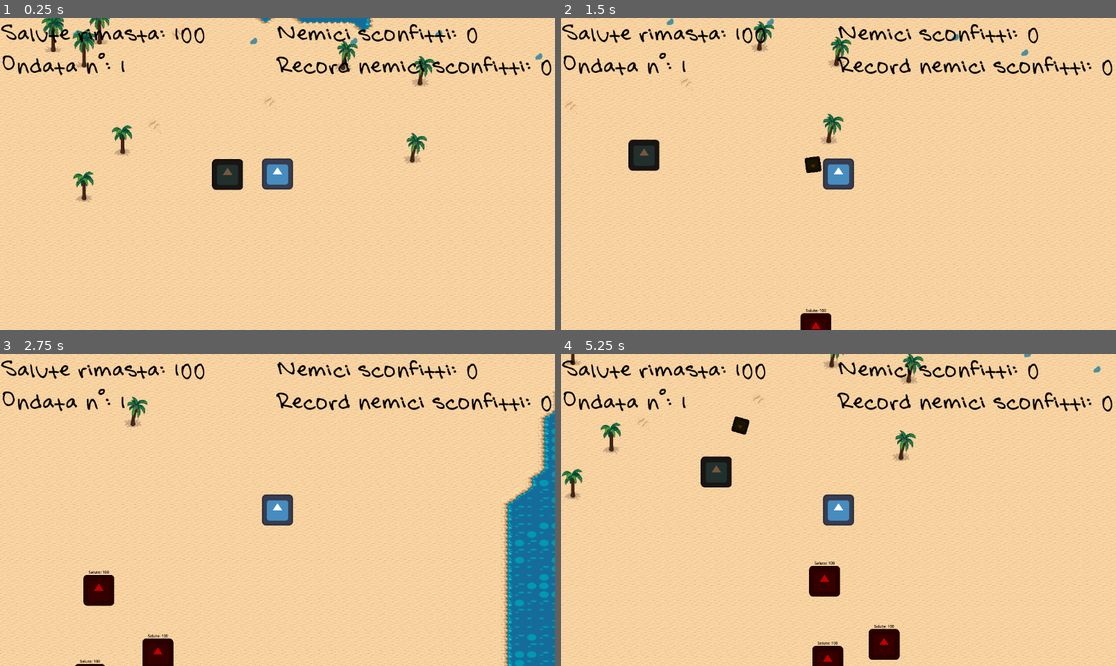
Above: before the commit, frames 1-4 (two rows, left to right).
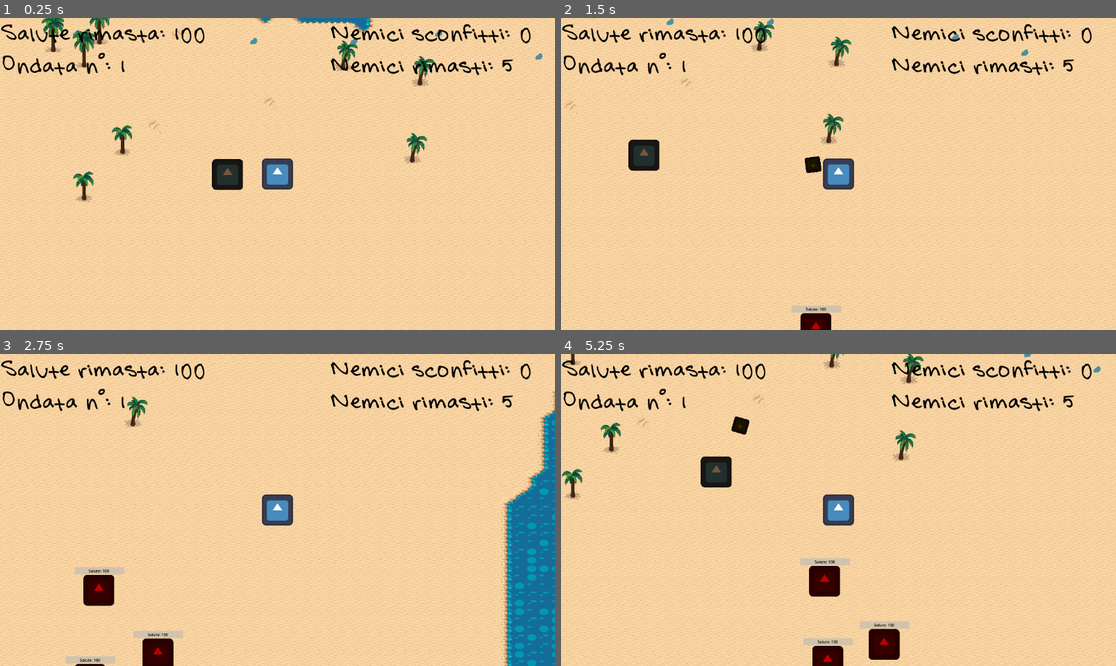
Above: after the commit, the same moments.

Repository: xMarcoMax/BeatchSlash
Game: Godot game, scene res://Scenes/level.tscn
Two runs of this game, one before a commit and one after it. Both use one fixed random seed, a clock stepped at 60 frames per second and the inputs below. The engine's default icon, where the game draws it, is replaced by a stand-in: a white triangle on a blue panel in a dark square.
Inputs (mouse positions are in pixels of both pictures, inside the frame that each line leads up to):
- Up to frame 1 (0.25 s): no input
- Up to frame 2 (1.5 s): tap Enter at 0.5 s; move the mouse to (960, 158) at 0.52 s; hold Right (ui_right) 0.53-1.28 s; hold Space (run) 0.53-1.28 s; move the mouse to (727, 189) at 1.27 s; hold Down (ui_down) from 1.28 s (still down); right-click (727, 189) at 1.35 s
- Up to frame 3 (2.75 s): move the mouse to (333, 441) at 2.02 s; release Down (ui_down) at 2.03 s; hold Right (ui_right) from 2.03 s (still down); hold Space (run) from 2.03 s (still down)
- Up to frame 4 (5.25 s): move the mouse to (810, 572) at 2.77 s; release Right (ui_right) at 2.78 s; release Space (run) at 2.78 s; hold Up (ui_up) 2.78-3.53 s; right-click (810, 572) at 2.85 s; move the mouse to (1005, 556) at 3.52 s; hold Space (run) 3.53-4.28 s; hold Left (ui_left) 3.53-5.03 s; move the mouse to (672, 463) at 4.27 s; right-click (672, 463) at 4.35 s; move the mouse to (866, 510) at 5.02 s; hold Down (ui_down) from 5.03 s (still down); hold Space (run) from 5.03 s (still down)

The runs differ from the first frame. In frame 1, 2.0% of the frame differs, in the area x 49-100%, y 1-19%; in frame 2, 2.2%; in frame 3, 3.4%, in the area x 11-100%, y 1-100%; in frame 4, 2.6%.

Commit message:
Modifica hud da record a nemici rimasti, aggiunta progressobar per salute nemici, modifica set dei valori di spawn

Diff:
--- a/Characters/enemy.tscn
+++ b/Characters/enemy.tscn
@@ -8,7 +8,6 @@
 
 [node name="Enemy" type="CharacterBody2D" groups=["enemy"]]
 script = ExtResource("1_biwbq")
-metadata/_edit_group_ = true
 
 [node name="Sprite2D" type="Sprite2D" parent="."]
 modulate = Color(0.746585, 9.3855e-07, 4.81307e-07, 1)
@@ -22,12 +21,21 @@
 scale = Vector2(2, 2)
 target_position = Vector2(50, 0)
 
+[node name="DeadTimer" type="Timer" parent="."]
+
+[node name="ProgressBar" type="ProgressBar" parent="."]
+offset_left = -101.0
+offset_top = -96.0
+offset_right = 105.0
+offset_bottom = -66.0
+show_percentage = false
+
 [node name="HP" type="Label" parent="."]
 anchors_preset = -1
 offset_left = -24.0
-offset_top = -87.0
+offset_top = -92.0
 offset_right = 25.0
-offset_bottom = -64.0
+offset_bottom = -69.0
 grow_horizontal = 2
 grow_vertical = 0
 size_flags_horizontal = 0
@@ -36,6 +44,4 @@
 text = "Salute"
 metadata/_edit_use_anchors_ = true
 
-[node name="DeadTimer" type="Timer" parent="."]
-
 [connection signal="timeout" from="DeadTimer" to="." method="_on_dead_timer_timeout"]
--- a/Objects/hud.tscn
+++ b/Objects/hud.tscn
@@ -29,7 +29,7 @@
 text = "Ondata
 "
 
-[node name="DefeatedAndRecord" type="VBoxContainer" parent="."]
+[node name="DefeatedAndRemain" type="VBoxContainer" parent="."]
 anchors_preset = 1
 anchor_left = 1.0
 anchor_right = 1.0
@@ -39,14 +39,14 @@
 grow_horizontal = 0
 alignment = 2
 
-[node name="EnemyDefeated" type="Label" parent="DefeatedAndRecord"]
+[node name="EnemyDefeated" type="Label" parent="DefeatedAndRemain"]
 layout_mode = 2
 theme_override_colors/font_color = Color(0, 0, 0, 1)
 theme_override_fonts/font = ExtResource("1_bc8po")
 theme_override_font_sizes/font_size = 40
 text = "Donne sconfitte: 2"
 
-[node name="MaxDefeated" type="Label" parent="DefeatedAndRecord"]
+[node name="EnemyRemain" type="Label" parent="DefeatedAndRemain"]
 layout_mode = 2
 theme_override_colors/font_color = Color(0, 0, 0, 1)
 theme_override_fonts/font = ExtResource("1_bc8po")
--- a/Scripts/Formulas.gd
+++ b/Scripts/Formulas.gd
@@ -4,7 +4,6 @@
 	var factor
 	var cap = 15
 	var wave = wave_real - 1
-	print("ondata: "+str(wave_real))
 	match type:
 		"enemies":
 			factor = 1.2
--- a/Scripts/enemy.gd
+++ b/Scripts/enemy.gd
@@ -5,6 +5,7 @@
 @onready var ray_cast = $RayCast2D
 @onready var timer = $DeadTimer
 @onready var health = $HP
+@onready var progress_bar = $ProgressBar
 
 @export var hp = 100
 @export var damage = 10
@@ -12,9 +13,12 @@
 signal defeated
 func _ready():
 	target = get_node("../Boyfriend")
+	progress_bar.max_value = hp;
 
 func _process(delta):
-	health.text = "Salute: "+str(hp)
+	health.text = "Salute: 0" if hp <= 0 else "Salute: "+str(hp)
+	progress_bar.value = hp
+
 #Moving the enemy to a specific location
 func _physics_process(delta):
 	ray_cast.look_at(target.position)
@@ -23,6 +27,12 @@
 	else:
 		velocity = position.direction_to(target.position) * speed
 	move_and_slide()
+
+func set_spawn_values(target_body, hp_value, damage_value):
+	target = target_body
+	damage = damage_value
+	hp = hp_value
+	progress_bar.max_value = hp_value
 
 #Stop movement and playing dead animation
 func dead():
--- a/Scripts/hud.gd
+++ b/Scripts/hud.gd
@@ -2,8 +2,8 @@
 
 @onready var health =$HealthAndWave/Health
 @onready var wave = $HealthAndWave/Wave
-@onready var defeated = $DefeatedAndRecord/EnemyDefeated
-@onready var record = $DefeatedAndRecord/MaxDefeated
+@onready var defeated = $DefeatedAndRemain/EnemyDefeated
+@onready var record = $DefeatedAndRemain/EnemyRemain
 
 func set_health(value):
 	health.text = "Salute rimasta: " + str(value)
@@ -14,5 +14,5 @@
 func set_defeated(value):
 	defeated.text = "Nemici sconfitti: "+str(value)
 
-func set_record(value):
-	record.text = "Record nemici sconfitti: "+str(value)
+func set_remain(value):
+	record.text = "Nemici rimasti: "+str(value)
--- a/Scripts/level.gd
+++ b/Scripts/level.gd
@@ -13,18 +13,18 @@
 var wave = 1
 var defeated_total = 0
 var defeated_level = 0
-var record
 var spawn_number
+var remain
 
 #Set essential variables
 func _ready():
 	total_enemies = base_enemy_number
 	spawn_number = base_enemy_number
-	record = 0 #da sistemare quando saranno implementati i salvataggi di dati
+	remain = base_enemy_number
 	hud.set_health(target.hp)
 	hud.set_wave(wave)
 	hud.set_defeated(defeated_total)
-	hud.set_record(record)
+	hud.set_remain(total_enemies)
 
 func _process(delta):
 	spawn_enemy()
@@ -34,6 +34,9 @@
 	if(total_enemies == defeated_level):
 		wave += 1
 		hud.set_wave(wave)
+		total_enemies = Formulas.calculate("enemies", wave, base_enemy_number)
+		remain = total_enemies
+		hud.set_remain(remain)
 		spawn_number = total_enemies
 		defeated_level = 0
 
@@ -44,12 +47,15 @@
 		spawn.position = spawn_point
 		add_child(spawn)
 		spawn.defeated.connect(_on_defeated)
-		spawn.target = target
+		spawn.set_spawn_values(target,
+			Formulas.calculate("health", wave, base_enemy_health),
+			Formulas.calculate("damage", wave, base_enemy_damage)
+		)
 		spawn_number -= 1
 
 func _on_defeated():
 	defeated_total += 1
 	defeated_level += 1
+	remain -= 1
 	hud.set_defeated(defeated_total)
-	if defeated_total > record:
-		hud.set_record(defeated_total)
+	hud.set_remain(remain)
